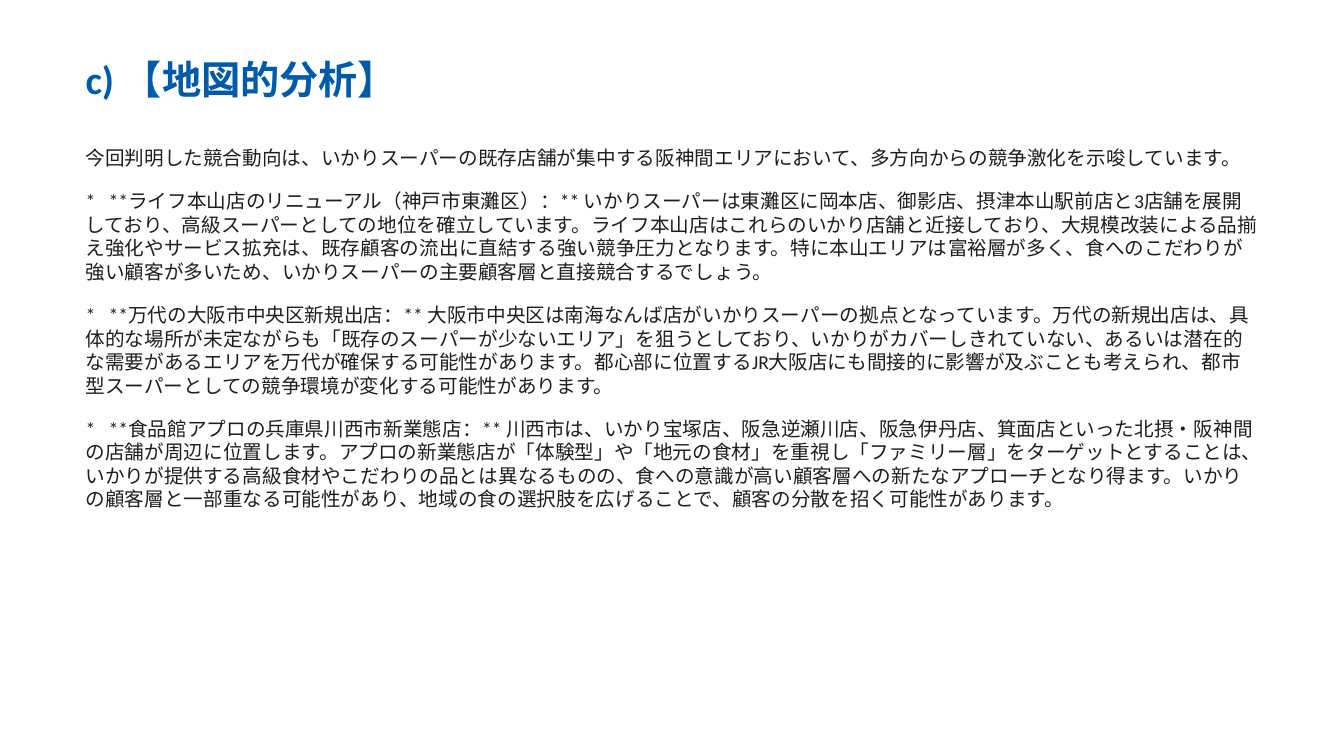
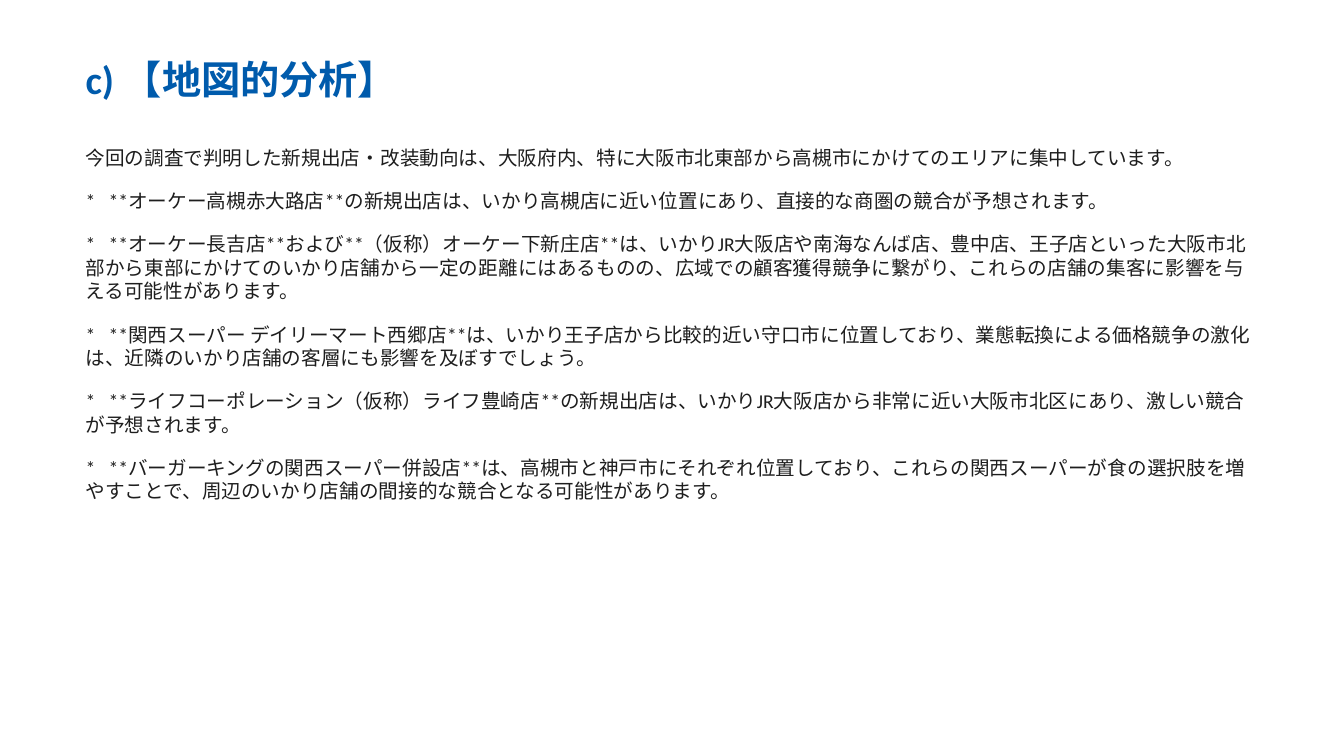
Before and after one commit to yutatbgt-bit/Competitive-research, a slide deck: slide 5 of report/2026_06_28_competitive_report_no_limit.pptx (slide 4 before the commit). Drawn at 1344x756 pixels with LibreOffice and Linux fonts; fonts in the diff are those of the drawing. Boxes give left, top, right and bottom in pixels: in the first picture for what was removed or moved away, otherwise in the second. Text is boxed around its words. In the diff, an @@ line names an element or a change of style, - is before the commit and + after.

```diff
--- a/report/2026_06_28_competitive_report_no_limit.pptx
+++ b/report/2026_06_28_competitive_report_no_limit.pptx
@@ text at box(86, 148, 1250, 500): text changed @@
-今回判明した競合動向は、いかりスーパーの既存店舗が集中する阪神間エリアにおいて、多方向からの競争激化を示唆しています。
-* **ライフ本山店のリニューアル（神戸市東灘区）：** いかりスーパーは東灘区に岡本店、御影店、摂津本山駅前店と3店舗を展開しており、高級スーパーとしての地位を確立しています。ライフ本山店はこれらのいかり店舗と近接しており、大規模改装による品揃え強化やサービス拡充は、既存顧客の流出に直結する強い競争圧力となります。特に本山エリアは富裕層が多く、食へのこだわりが強い顧客が多いため、いかりスーパーの主要顧客層と直接競合するでしょう。
-* **万代の大阪市中央区新規出店：** 大阪市中央区は南海なんば店がいかりスーパーの拠点となっています。万代の新規出店は、具体的な場所が未定ながらも「既存のスーパーが少ないエリア」を狙うとしており、いかりがカバーしきれていない、あるいは潜在的な需要があるエリアを万代が確保する可能性があります。都心部に位置するJR大阪店にも間接的に影響が及ぶことも考えられ、都市型スーパーとしての競争環境が変化する可能性があります。
-* **食品館アプロの兵庫県川西市新業態店：** 川西市は、いかり宝塚店、阪急逆瀬川店、阪急伊丹店、箕面店といった北摂・阪神間の店舗が周辺に位置します。アプロの新業態店が「体験型」や「地元の食材」を重視し「ファミリー層」をターゲットとすることは、いかりが提供する高級食材やこだわりの品とは異なるものの、食への意識が高い顧客層への新たなアプローチとなり得ます。いかりの顧客層と一部重なる可能性があり、地域の食の選択肢を広げることで、顧客の分散を招く可能性があります。
+今回の調査で判明した新規出店・改装動向は、大阪府内、特に大阪市北東部から高槻市にかけてのエリアに集中しています。
+* **オーケー高槻赤大路店**の新規出店は、いかり高槻店に近い位置にあり、直接的な商圏の競合が予想されます。
+* **オーケー長吉店**および**（仮称）オーケー下新庄店**は、いかりJR大阪店や南海なんば店、豊中店、王子店といった大阪市北部から東部にかけてのいかり店舗から一定の距離にはあるものの、広域での顧客獲得競争に繋がり、これらの店舗の集客に影響を与える可能性があります。
+* **関西スーパー デイリーマート西郷店**は、いかり王子店から比較的近い守口市に位置しており、業態転換による価格競争の激化は、近隣のいかり店舗の客層にも影響を及ぼすでしょう。
+* **ライフコーポレーション（仮称）ライフ豊崎店**の新規出店は、いかりJR大阪店から非常に近い大阪市北区にあり、激しい競合が予想されます。
+* **バーガーキングの関西スーパー併設店**は、高槻市と神戸市にそれぞれ位置しており、これらの関西スーパーが食の選択肢を増やすことで、周辺のいかり店舗の間接的な競合となる可能性があります。
```
Also in this commit, not shown: 4 other slides changed, 1 slide added, 7 other files.
